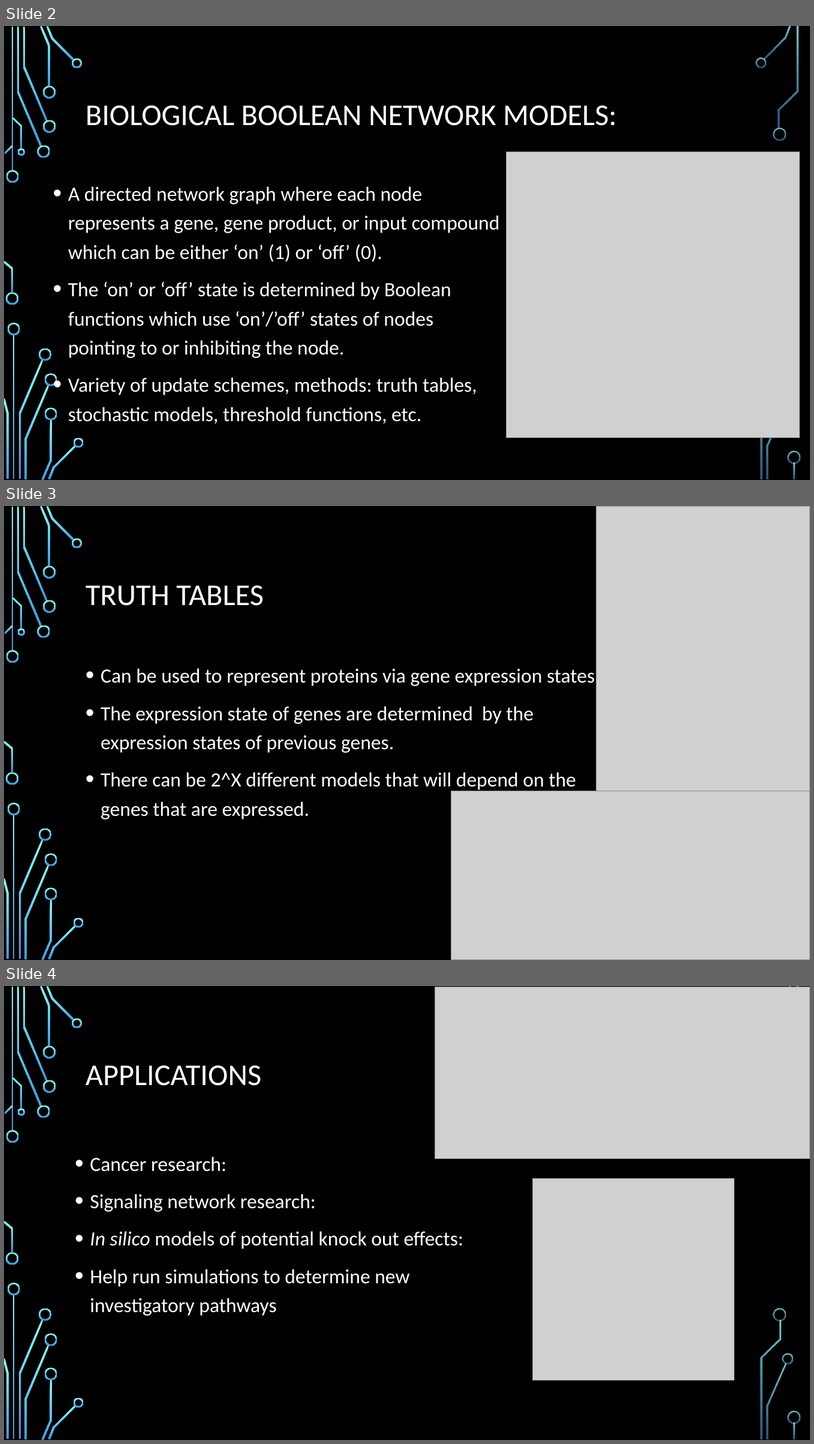
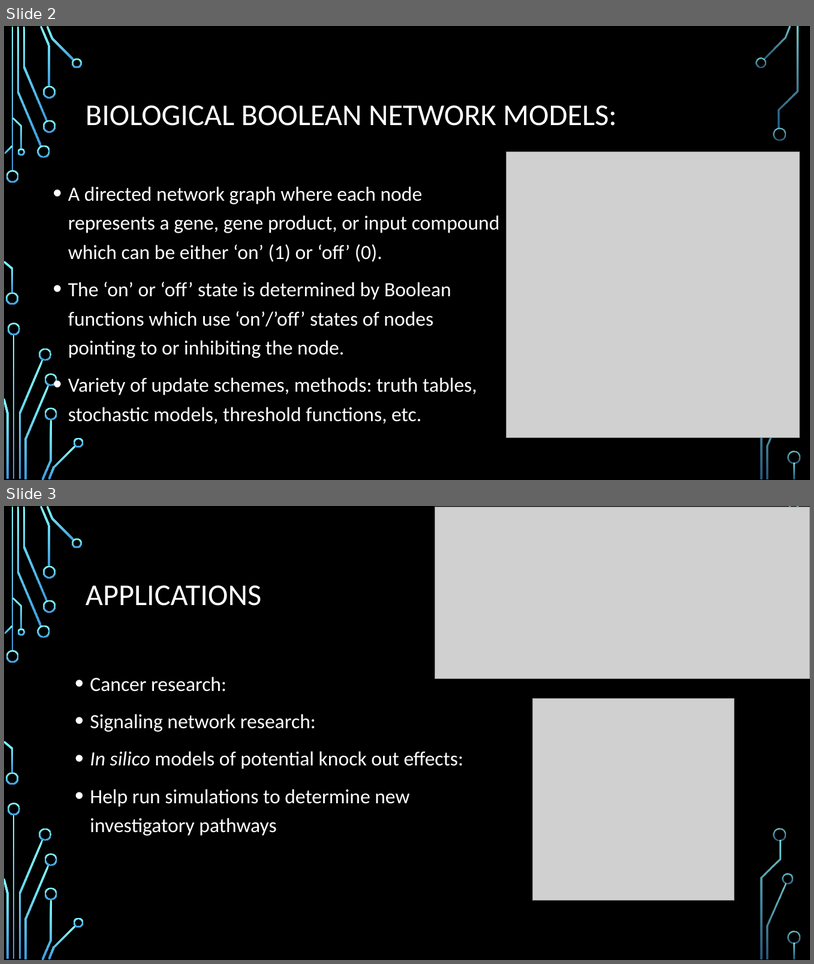
Before and after one commit to saleisha57/Bioinformatics_Final, a slide deck: Aleisha PowerPoint Edit.pptx. Shown one above the other, each under a label of ours: slides 2, 3 and 4 before the commit, slides 2 and 3 after it. The pictures are 814x1444 and 814x964 pixels, drawn with LibreOffice and Linux fonts; fonts in the diff are those of the drawing; grey boxes stand for pictures; background and template pictures are left out. Boxes give left, top, right and bottom in pixels: in the first picture for what was removed or moved away, otherwise in the second. Text is boxed around its words. In the diff, an @@ line names an element or a change of style, - is before the commit and + after.

```diff
--- a/Aleisha PowerPoint Edit.pptx
+++ b/Aleisha PowerPoint Edit.pptx
@@ slide 3 removed at bbox=[4, 506, 810, 960], background picture (left out); not listed: 31 template elements that a slide beside it also shows @@
@@ picture removed at bbox=[597, 506, 810, 791] @@
@@ title removed at bbox=[86, 585, 264, 606] @@
-TRUTH TABLES
@@ text removed at bbox=[101, 666, 600, 819] @@
-• Can be used to represent proteins via gene expression states.
-• The expression state of genes are determined by the expression states of previous genes.
-• There can be 2^X different models that will depend on the genes that are expressed.
@@ picture removed at bbox=[452, 791, 810, 960] @@
@@ what was slide 4 is now slide 3 @@
```
Also in this commit, not shown: 9 slides changed, 13 slides added, 3 other slides removed, 1 other file.
